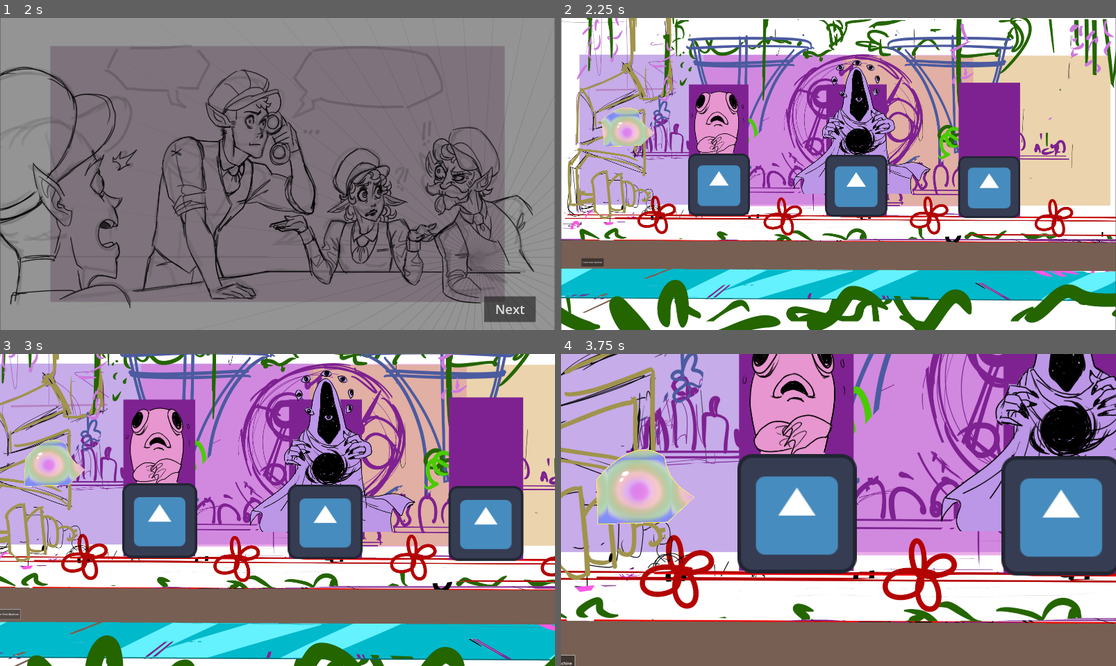
Above: before the commit, frames 1-4 (two rows, left to right).
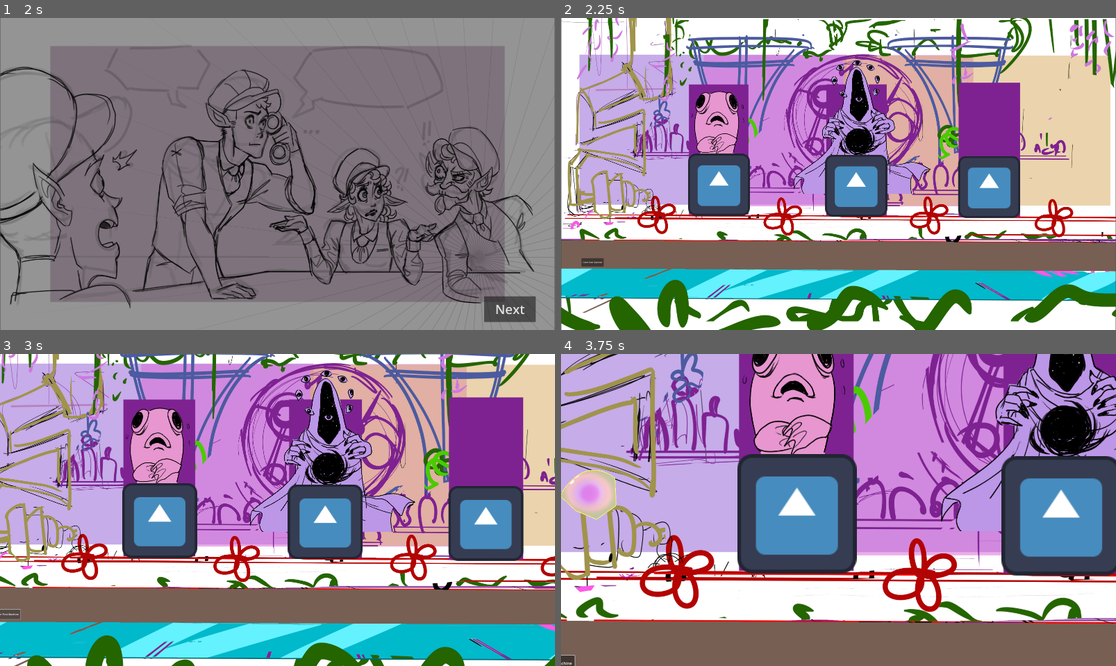
Above: after the commit, the same moments.

Repository: CorentinSerrie/BubbleFactory
Game: Godot game, scene res://factory.tscn
Same seed, same stepped clock (60 frames per second), same inputs: the game is played once before the commit and once after it. The engine's default icon, where the game draws it, is replaced by a stand-in: a white triangle on a blue panel in a dark square.
Inputs (mouse positions are in pixels of both pictures, inside the frame that each line leads up to):
- Up to frame 1 (2 s): click "Enter First Machine" at 0.5 s; click "Enter First Machine" at 1.25 s
- Up to frame 2 (2.25 s): click "Next" at 2 s
- Up to frame 3 (3 s): click "Enter First Machine" at 2.75 s
- Up to frame 4 (3.75 s): tap Enter at 3.5 s; move the mouse to (960, 494) at 3.52 s; hold Alt from 3.53 s (still down); click (960, 494) at 3.67 s

Frame 1 is identical in both runs. In frame 2, 0.9% of the frame differs, in the area x 7-17%, y 28-42%; in frame 3, 1.2%; in frame 4, 3.7%, in the area x 0-25%, y 30-55%.

Commit message:
first build and scoring

Diff:
--- a/factory.gd
+++ b/factory.gd
@@ -6,6 +6,7 @@
 @export var camera: Camera2D
 
 @export var outro_panel: Control
+@export var outro_score: Label
 @export var circle_center: Node2D
 @export var circle_in: Polygon2D
 @export var circle_out: Polygon2D
@@ -72,6 +73,12 @@
 	CenterShapeInOutro(bubble_one)
 	CenterShapeInOutro(bubble_two)
 
+	var difference_area = ComputeDifferenceArea()
+	var circle_area = _GetPackedArrayArea(circle_in.polygon)
+
+	var score = (1 - difference_area/circle_area) * 100
+	outro_score.text = ("accuracy: %0.2f%%" % score)
+
 func CenterShapeInOutro(shape: SS2D_Shape) -> void:
 	machines[0]._CenterShape(shape)
 	shape.global_position = circle_center.global_position
@@ -118,3 +125,28 @@
 	circle_in.global_position = circle_center.global_position
 	circle_out.global_position = circle_center.global_position
 	pass
+
+
+func ComputeDifferenceArea() -> float:
+	var tessellated_bubble = bubble.get_point_array().get_tessellated_points()
+
+	var total_area:float = 0
+
+	var difference: Array[PackedVector2Array] = Geometry2D.clip_polygons(tessellated_bubble, circle_in.polygon)
+	for polygon_array in difference:
+		total_area += _GetPackedArrayArea(polygon_array)
+
+	difference = Geometry2D.clip_polygons(circle_in.polygon, tessellated_bubble)
+	for polygon_array in difference:
+		total_area += _GetPackedArrayArea(polygon_array)
+
+	return total_area
+
+func _GetPackedArrayArea(packed_array: PackedVector2Array) -> float:
+	var area: float = 0
+
+	for k in range(0, packed_array.size()-1):
+		var point_k: Vector2 = packed_array[k]
+		var point_k_1: Vector2 = packed_array[k+1]
+		area += point_k.x * point_k_1.y - point_k_1.x * point_k.y
+	return area/2
--- a/factory.tscn
+++ b/factory.tscn
@@ -12,13 +12,14 @@
 [ext_resource type="Texture2D" uid="uid://b5c2patr3dvvs" path="res://assets/Characters/Bubble_factory_endgame_UI_character.png" id="9_txvpo"]
 [ext_resource type="Texture2D" uid="uid://bhtj2tqro3asx" path="res://assets/Placeholders/Bubble_factory_startgame_UI.png" id="10_nwnh2"]
 
-[node name="Factory" type="Node2D" node_paths=PackedStringArray("button", "machines", "bubble", "camera", "outro_panel", "circle_center", "circle_in", "circle_out")]
+[node name="Factory" type="Node2D" node_paths=PackedStringArray("button", "machines", "bubble", "camera", "outro_panel", "outro_score", "circle_center", "circle_in", "circle_out")]
 script = ExtResource("1_h41np")
 button = NodePath("ui/Button")
 machines = [NodePath("machine_1"), NodePath("machine_2"), NodePath("machine_3")]
 bubble = NodePath("SS2D_Shwape_Closed2")
 camera = NodePath("Camera2D")
 outro_panel = NodePath("ui/outro_panel")
+outro_score = NodePath("ui/outro_panel/score")
 circle_center = NodePath("ui/outro_panel/circle_center")
 circle_in = NodePath("ui/outro_panel/circle_in")
 circle_out = NodePath("ui/outro_panel/circle_out")
@@ -32,17 +33,17 @@
 texture = ExtResource("6_ibmwj")
 
 [node name="SS2D_Shwape_Closed2" parent="." instance=ExtResource("2_qchq2")]
-position = Vector2(-1635, -322)
+position = Vector2(-2817, -285)
 
 [node name="machine_1" type="Node2D" parent="." node_paths=PackedStringArray("entrance_position", "exit_position", "camera_position", "machine_ui")]
 position = Vector2(-927, 83)
 script = ExtResource("1_ccy0d")
-slide_duration = null
-bubble_max_size = null
 entrance_position = NodePath("entrance")
 exit_position = NodePath("exit")
 camera_position = NodePath(".")
 machine_ui = NodePath("../ui/machine_ui_1")
+slide_duration = null
+bubble_max_size = null
 
 [node name="entrance" type="Node2D" parent="machine_1"]
 position = Vector2(-611, -15)
@@ -171,6 +172,15 @@
 theme_override_font_sizes/font_size = 100
 text = "Restart"
 
+[node name="score" type="Label" parent="ui/outro_panel"]
+layout_mode = 0
+offset_left = 2602.0
+offset_top = 1432.0
+offset_right = 3219.0
+offset_bottom = 1597.0
+theme_override_font_sizes/font_size = 120
+text = "score: 50%"
+
 [node name="intro_panel" type="TextureRect" parent="ui"]
 layout_mode = 0
 offset_left = -2150.0
--- a/ma_nouvelle_bulle_trop_stylee.tscn
+++ b/ma_nouvelle_bulle_trop_stylee.tscn
@@ -19,10 +19,10 @@
 
 [sub_resource type="Resource" id="Resource_2cno5"]
 script = ExtResource("3_urtqa")
-position = Vector2(-199.109, -91.4598)
+position = Vector2(-41.373, -26.4961)
 point_in = Vector2(0, 0)
 point_out = Vector2(0, 0)
-properties = SubResource("Resource_u4rvs")
+properties = SubResource("Resource_mcv6x")
 
 [sub_resource type="Resource" id="Resource_xkn1p"]
 script = ExtResource("2_ljya7")
@@ -32,12 +32,12 @@
 
 [sub_resource type="Resource" id="Resource_4wrxp"]
 script = ExtResource("3_urtqa")
-position = Vector2(97.9889, 99.5244)
+position = Vector2(63.9072, 84.7613)
 point_in = Vector2(0, 0)
 point_out = Vector2(0, 0)
 properties = SubResource("Resource_xkn1p")
 
-[sub_resource type="Resource" id="Resource_3l10p"]
+[sub_resource type="Resource" id="Resource_5nrv3"]
 script = ExtResource("2_ljya7")
 texture_idx = 0
 flip = false
@@ -45,12 +45,12 @@
 
 [sub_resource type="Resource" id="Resource_m0jdi"]
 script = ExtResource("3_urtqa")
-position = Vector2(203.984, 0.472443)
+position = Vector2(138.411, 32.4574)
 point_in = Vector2(0, 0)
 point_out = Vector2(0, 0)
-properties = SubResource("Resource_3l10p")
+properties = SubResource("Resource_5nrv3")
 
-[sub_resource type="Resource" id="Resource_i080x"]
+[sub_resource type="Resource" id="Resource_negiu"]
 script = ExtResource("2_ljya7")
 texture_idx = 0
 flip = false
@@ -58,12 +58,12 @@
 
 [sub_resource type="Resource" id="Resource_bdah2"]
 script = ExtResource("3_urtqa")
-position = Vector2(-199.109, -91.4598)
+position = Vector2(-41.373, -26.4961)
 point_in = Vector2(0, 0)
 point_out = Vector2(0, 0)
-properties = SubResource("Resource_i080x")
+properties = SubResource("Resource_negiu")
 
-[sub_resource type="Resource" id="Resource_8jiqw"]
+[sub_resource type="Resource" id="Resource_ammgr"]
 script = ExtResource("2_ljya7")
 texture_idx = 0
 flip = false
@@ -71,12 +71,12 @@
 
 [sub_resource type="Resource" id="Resource_cq7um"]
 script = ExtResource("3_urtqa")
-position = Vector2(-181.144, 107.547)
+position = Vector2(-18.9373, 49.6322)
 point_in = Vector2(0, 0)
 point_out = Vector2(0, 0)
-properties = SubResource("Resource_8jiqw")
+properties = SubResource("Resource_ammgr")
 
-[sub_resource type="Resource" id="Resource_46cab"]
+[sub_resource type="Resource" id="Resource_tk3gr"]
 script = ExtResource("2_ljya7")
 texture_idx = 0
 flip = false
@@ -84,10 +84,10 @@
 
 [sub_resource type="Resource" id="Resource_1aypn"]
 script = ExtResource("3_urtqa")
-position = Vector2(85.1298, -160.298)
+position = Vector2(136.539, -79.2981)
 point_in = Vector2(-132.325, -98.3282)
 point_out = Vector2(8.98987, 113.871)
-properties = SubResource("Resource_46cab")
+properties = SubResource("Resource_tk3gr")
 
 [sub_resource type="Resource" id="Resource_lrx5g"]
 script = ExtResource("4_vif5o")
Not shown, changed: TODO_Corentin.txt
Not shown: 7 places in bubble_creation.tscn that only renumber resources
Not shown: 2 places in factory.tscn that only renumber resources
Not shown: 1 places in ma_nouvelle_bulle_trop_stylee.tscn that only renumber resources
Not shown, added: Build/Windows/Bubble Factory.console.exe
Not shown, added: Build/Windows/Bubble Factory.exe
Not shown, added: Build/Windows/Bubble Factory.pck
